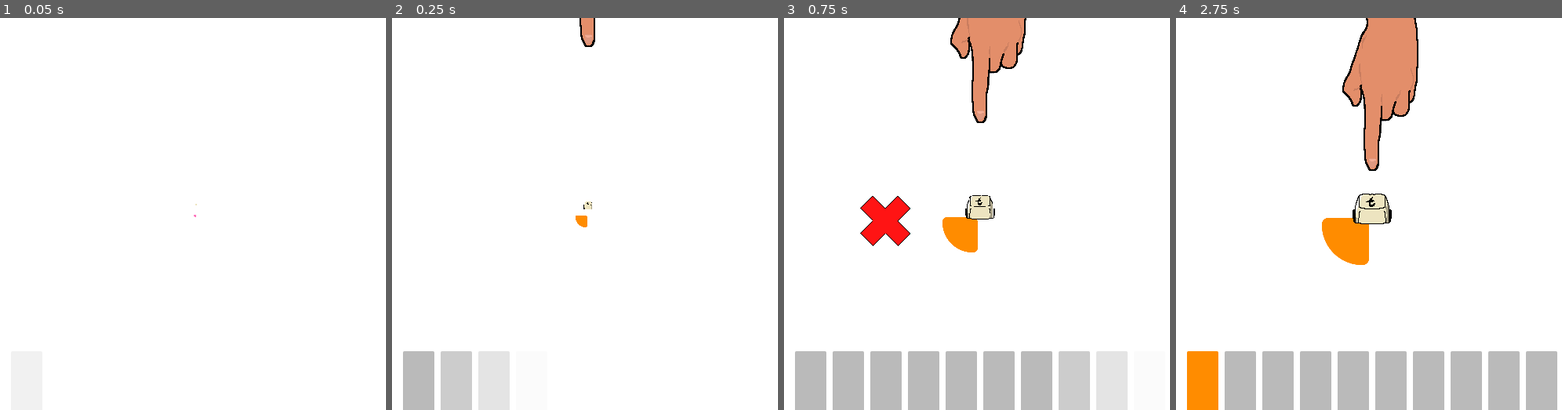
Above: before the commit, frames 1-4 (left to right).
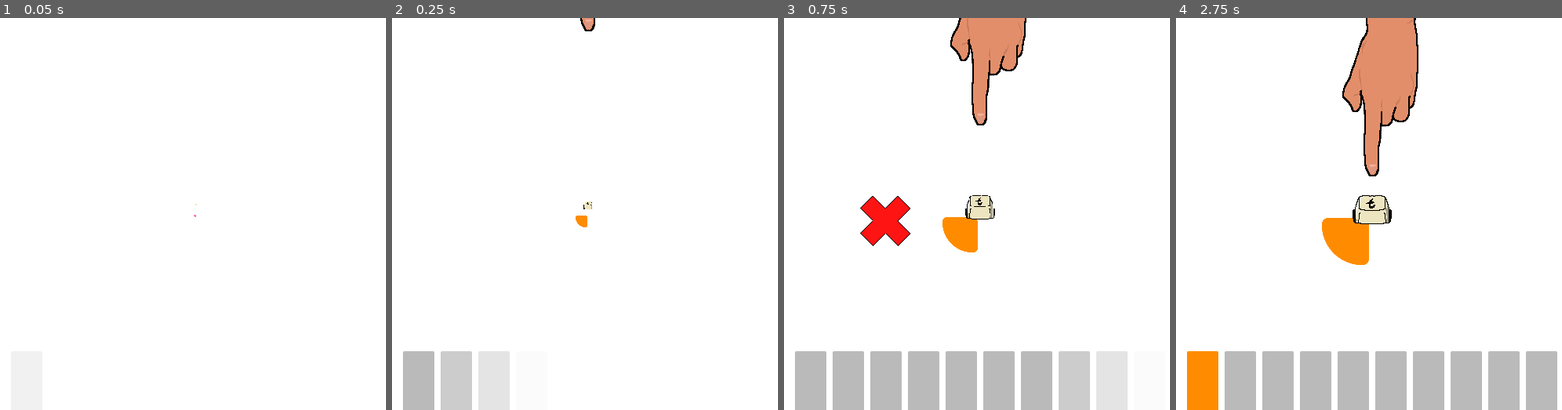
Above: after the commit, the same moments.

Repository: wpuerner/t
Game: Godot game, scene res://scenes/main.tscn
Two runs of this game, one before a commit and one after it. Both use one fixed random seed, a clock stepped at 60 frames per second and the inputs below. Sound files missing from this copy of the repository are replaced by a short silence.
Inputs:
- Up to frame 1 (0.05 s): no input
- Up to frame 2 (0.25 s): no input
- Up to frame 3 (0.75 s): hold S (s) from 0.53 s (still down)
- Up to frame 4 (2.75 s): tap T (t) at 0.8, 1.35, 2.3 s; release S (s) at 1.28 s; tap S (s) at 1.55 s; tap Enter at 2 s; hold S (s) from 2.03 s (still down)

Frame 1 is identical in both runs. In frame 2, 0.2% of the frame differs, in the area x 47-53%, y 0-51%; in frame 3, 0.3%; in frame 4, 0.9%, in the area x 43-63%, y 0-53%.

Commit message:
remove conductor dependency on audio time

Diff:
--- a/scenes/conductor.gd
+++ b/scenes/conductor.gd
@@ -22,8 +22,10 @@
 var callbacks_index: int = 0
 var queue_stop: bool = false
 var stopped: bool = false
+var current_time: float = 0
 
 func _ready():
+	set_physics_process(false)
 	for loop in LOOPS:
 		AudioServer.register_stream_as_sample(loop)
 
@@ -31,13 +33,16 @@
 	callbacks.sort_custom(func(a: Callback, b: Callback): return a.trigger_at < b.trigger_at)
 	finished.connect(_handle_looping)
 	stream = LOOPS[loop_index]
+	current_time = 0
+	set_physics_process(true)
 	play()
 
 func done():
 	set_physics_process(false)
 	queue_stop = true
 
-func _physics_process(_delta):
+func _physics_process(delta: float):
+	current_time += delta
 	var beat = _get_beat()
 	if callbacks_index < callbacks.size() and _get_beat() > callbacks[callbacks_index].trigger_at:
 		var callback = callbacks[callbacks_index]
@@ -46,6 +51,7 @@
 
 func _handle_looping():
 	if stopped: return
+	current_time = 0
 	callbacks_index = 0
 	stream = LOOPS[loop_index]
 	play()
@@ -80,7 +86,7 @@
 		callbacks.append(_create_callback(beat, trigger_at, callable))
 
 func _get_beat() -> float:
-	return (get_playback_position() + AudioServer.get_time_since_last_mix() + AudioServer.get_output_latency()) / SECONDS_PER_BEAT
+	return (current_time + AudioServer.get_output_latency()) / SECONDS_PER_BEAT
 
 func _create_callback(beat, trigger_at, callable):
 	var callback = Callback.new()
